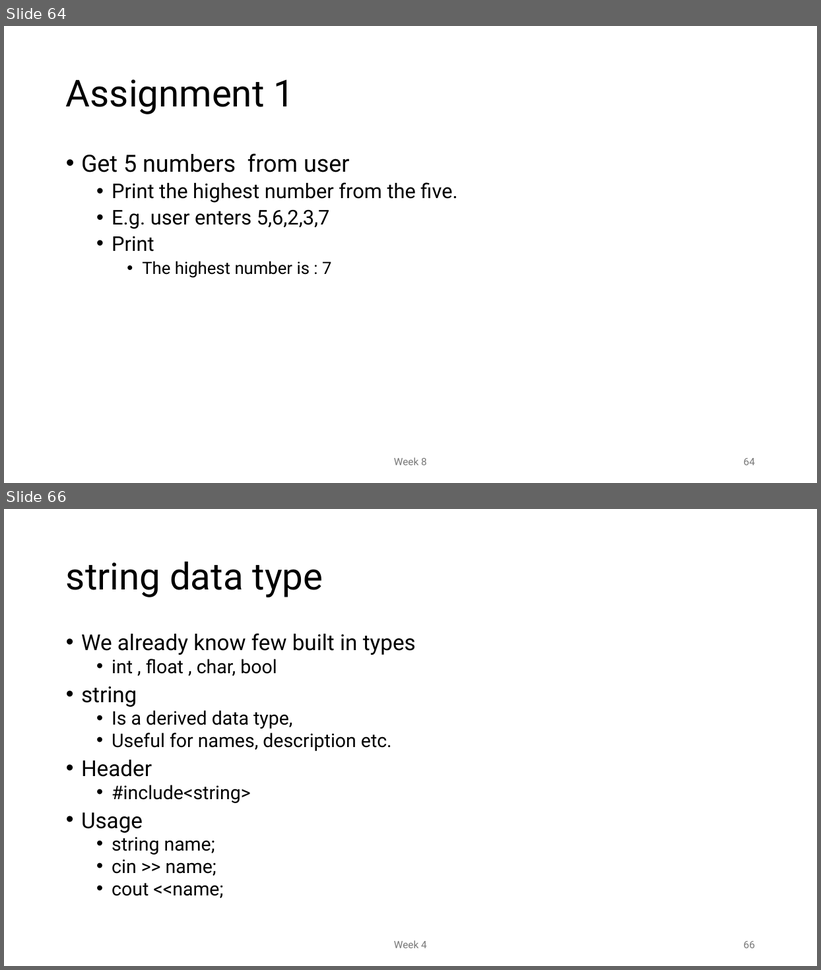
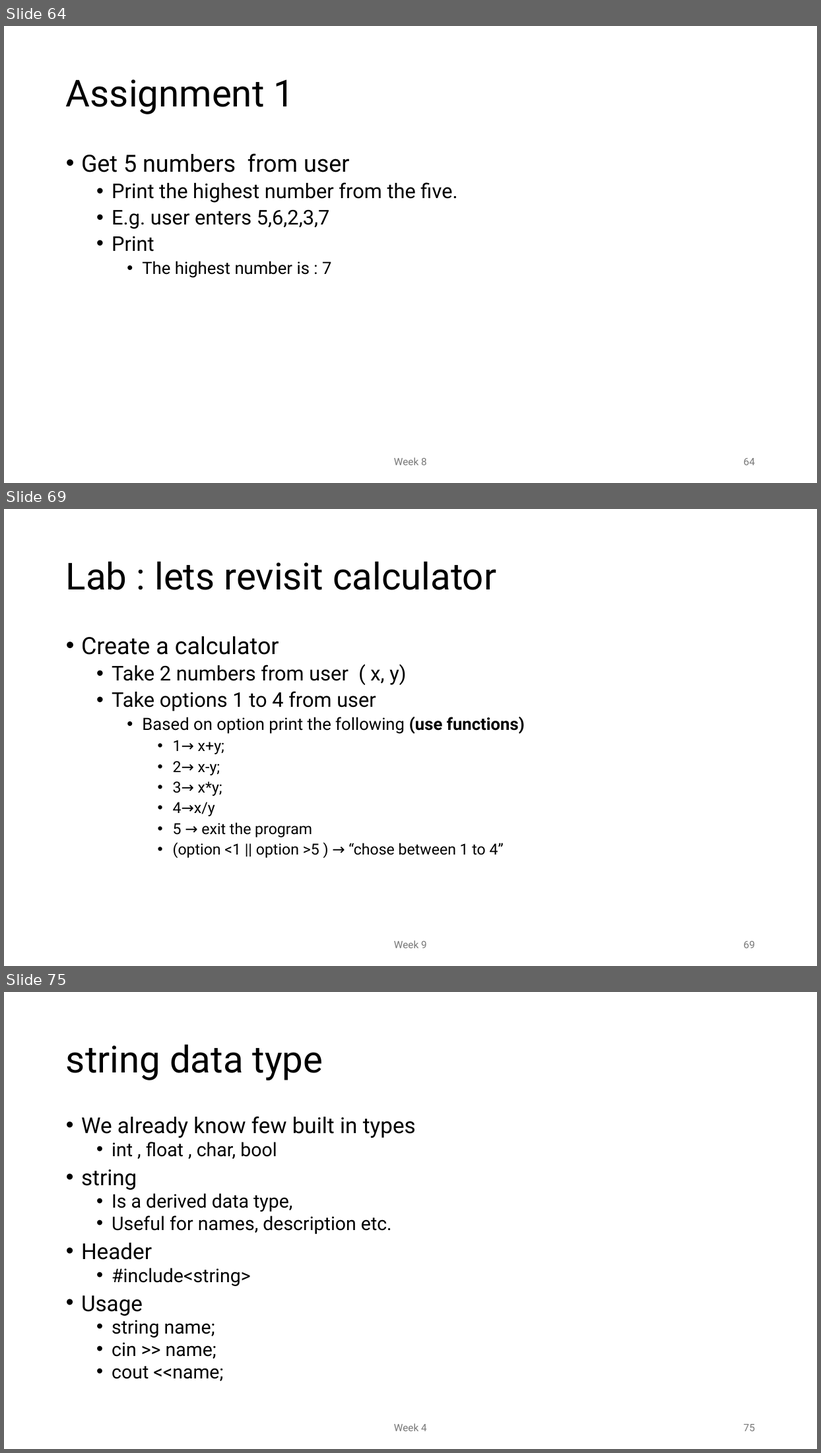
Before and after one commit to MoklaEducation/ems_fall_2025_cpp101, a slide deck: all/Intro to Programming_all.pptx. Shown one above the other, each under a label of ours: slides 64 and 66 before the commit, slides 64, 69 and 75 after it; the slides between them are not shown. The pictures are 821x970 and 821x1453 pixels, drawn with LibreOffice and Linux fonts; fonts in the diff are those of the drawing. Boxes give left, top, right and bottom in pixels: in the first picture for what was removed or moved away, otherwise in the second. Text is boxed around its words. In the diff, an @@ line names an element or a change of style, - is before the commit and + after.

Commit message:
Week 9 slides

```diff
--- a/all/Intro to Programming_all.pptx
+++ b/all/Intro to Programming_all.pptx
@@ slide 69 added at <box>4,509,817,966</box>, background #FFFFFF @@
@@ title added at <box>66,561,496,590</box>, 44 pt, text #000000 @@
+Lab : lets revisit calculator
@@ text added at <box>81,636,525,858</box>, 18 pt, text #000000 @@
+• Create a calculator
+  • Take 2 numbers from user ( x, y)
+  • Take options 1 to 4 from user
+    • Based on option print the following (use functions)
+      • 1→ x+y;
+      • 2→ x-y;
+      • 3→ x*y;
+      • 4→x/y
+      • 5 → exit the program
+      • (option <1 || option >5 ) → “chose between 1 to 4”
@@ text added at <box>394,941,427,949</box>, 12 pt, text #797979 @@
+Week 9
@@ page number added at <box>744,941,755,949</box>, 12 pt, text #797979 @@
+69
@@ what was slide 66 is now slide 75 @@
@@ page number at <box>744,1424,755,1432</box>: text changed @@
-66
+75
```
Also in this commit, not shown: 2 slides changed, 8 other slides added, 1 other file.
